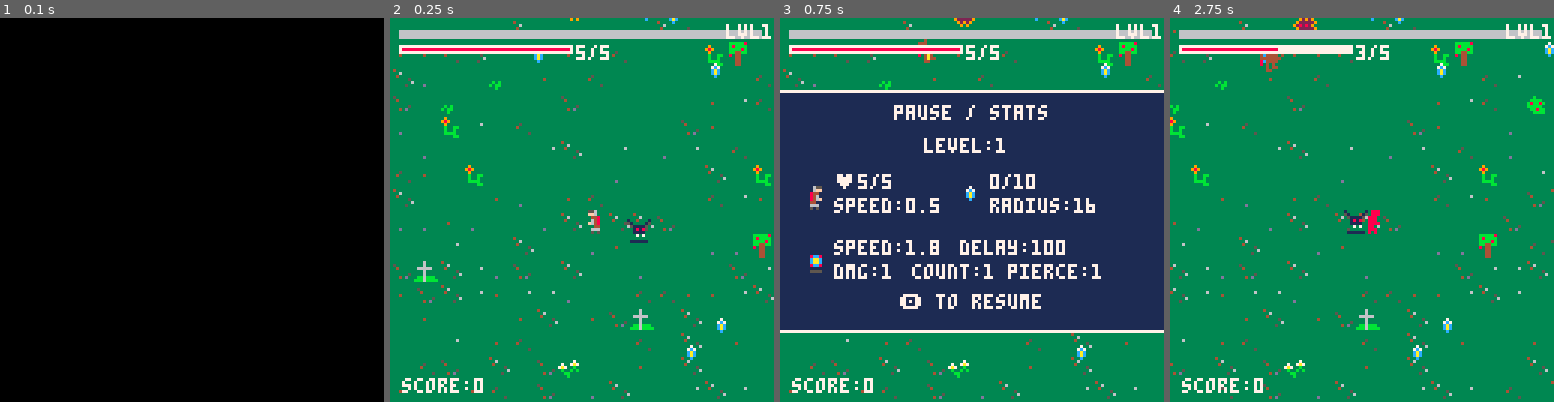
Above: before the commit, frames 1-4 (left to right).
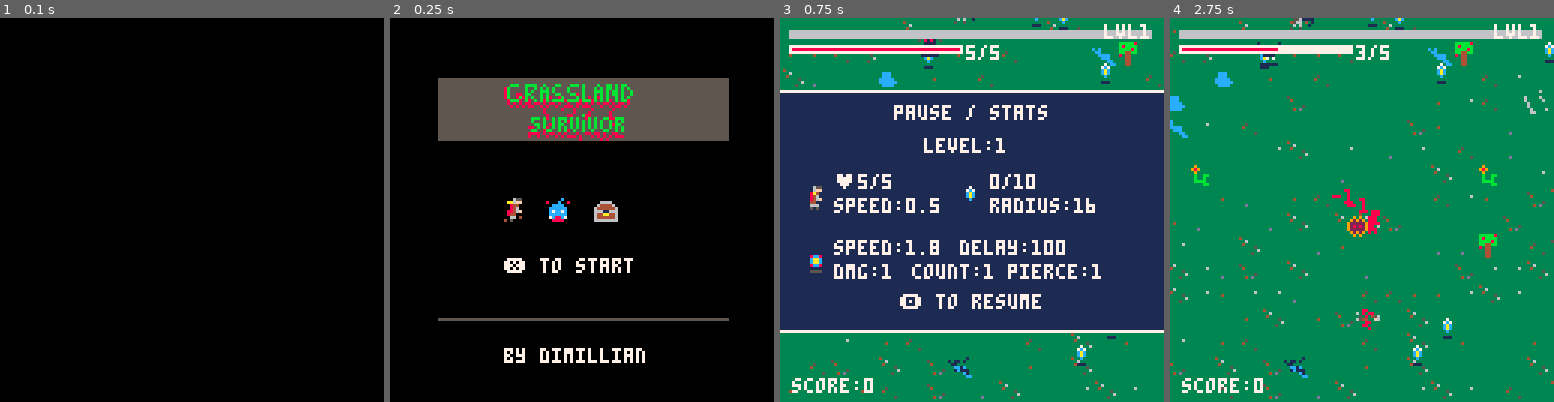
Above: after the commit, the same moments.

Repository: Dimillian/pico8-suvivor
Game: PICO-8 cartridge survivor.p8
Two runs of this game, one before a commit and one after it. Both use one fixed random seed, a clock stepped at 60 frames per second and the inputs below.
Inputs:
- Up to frame 1 (0.1 s): no input
- Up to frame 2 (0.25 s): no input
- Up to frame 3 (0.75 s): tap X (X key) at 0.33 s; tap O (Z key) at 0.7 s
- Up to frame 4 (2.75 s): tap X (X key) at 1.07, 1.85 s; hold Right 1.6-2.1 s; tap O (Z key) at 1.7, 2.1, 2.5 s; hold Up 2.15-2.42 s; hold Right from 2.47 s (still down)

Frame 1 is identical in both runs. In frame 2, 100% of the frame differs, in the area x 0-100%, y 0-100%; in frame 3, 1.0%; in frame 4, 2.3%.

Commit message:
Update survivor.p8

Diff:
--- a/survivor.p8
+++ b/survivor.p8
@@ -1,7 +1,7 @@
 pico-8 cartridge // http://www.pico-8.com
 version 41
 __lua__
-// grassland survivor 0.3
+// grassland survivor 0.4
 
 --player
 
@@ -39,6 +39,11 @@
 		self.proj_max_pierce=1
 		self.proj={ }
 
+		self.sword_radius_x = 0
+		self.sword_speed_x = 0
+		self.sword_attack_x = 0
+		self.swords={ }
+
 		self.x=512
 		self.y=256
 		self.speed=0.5
@@ -50,6 +55,7 @@
 		self:draw_ui()
 		self:draw_player()
 		self:draw_proj()
+		self:draw_swords()
 	end,
 
 	draw_player=function(self)
@@ -59,6 +65,12 @@
 	draw_proj=function(self)
 		for proj in all(self.proj) do
 			proj:draw()
+		end
+	end,
+
+	draw_swords=function(self)
+		for sword in all(self.swords) do
+			sword:draw()
 		end
 	end,
 
@@ -70,7 +82,7 @@
 			local xp_w = flr((self.xp / self.next_xp) * 123)
 			rectfill(x+4, y+5, x + xp_w, y + 5, 2)
 		end
-		print("lvl" .. self.level, x + 112, y + 2, 7)
+		print("lvl" .. player.level, x + 108, y + 2, 7)
 
 		rectfill(x+3, y+9, x + 60, y + 11, 7)
 		local hp_w = flr((self.health / self.max_health) * 59)
@@ -84,6 +96,7 @@
 		self:update_grace()
 		self:update_level()
 		self:update_proj()
+		self:update_swords()
 		self:update_sprite()
 		self:update_health()
 	end,
@@ -176,6 +189,12 @@
 		end
 	end,
 
+	update_swords=function(self)
+		for sword in all(self.swords) do
+			sword:update()
+		end
+	end,
+
 	update_grace=function(self)
 		self.grace_counter = self.grace_counter + 1
 		if self.grace_counter >= self.grace_delay then
@@ -186,7 +205,9 @@
 
 	update_health=function(self)
 		if self.health <= 0 then
-			dset(0, self.kills)
+			if self.kills > dget(0) then
+				dset(0, self.kills)
+			end
 			state = state_game_over
 		end
 	end,
@@ -215,10 +236,54 @@
 
 				self.x = self.x + self.speed * cos(self.angle)
 				self.y = self.y + self.speed * sin(self.angle)
+				self:update_sprite()
+			end,
+			update_sprite=function(self)
+				if costatus(self.sprite_moving_routing) != "dead" then
+					coresume(self.sprite_moving_routing, self)
+				end
+			end,
+			update_sprite_routine=function(self)
+				while true do
+					self.sprite = 50
+					delay(5)
+					self.sprite = 51
+					delay(5)
+					self.sprite = 50
+					delay(5)
+					self.sprite = 52
+					delay(5)
+				end
 			end
 		}
 		sfx(sfx_proj)
+		proj.sprite_moving_routing = cocreate(proj.update_sprite_routine)
 		add(self.proj, proj)
+	end,
+
+	add_sword=function(self)
+		local sword = {
+			sprite=49,
+			x=0,
+			y=0,
+			angle=0,
+			radius=12,
+			speed=0.008,
+			attack=1,
+			draw=function(self)
+				local radius = self.radius + player.sword_radius_x
+				local speed = self.speed + player.sword_speed_x
+				local x_offset = cos(self.angle) * radius
+				local y_offset = sin(self.angle) * radius
+				self.x = player.x + x_offset
+				self.y = player.y + y_offset
+				spr(self.sprite, self.x, self.y)
+				self.angle = (self.angle + speed) % (2 * 3.14159265)
+			end,
+			update=function(self)
+			end
+		}
+		add(self.swords, sword)
 	end,
 
 	hit_by_foe=function(self, foe)
@@ -227,10 +292,12 @@
 		end
 		self.grace_on=true
 		self.health = self.health - foe.attack
+		world:add_damage(-foe.attack, self.x, self.y)
 	end,
 
 	collect_xp=function(self, xp)
 		self.xp = self.xp + xp
+		world:add_damage(xp, self.x, self.y)
 		sfx(sfx_xp)
 	end
 }
@@ -249,10 +316,12 @@
 		self.xp={}
 		self.foes={}
 		self.damages={}
+		self.chests={}
+		self.last_boss = 0
 
 		self.world_map = {
 			base_sprite = {64, 64, 64, 64, 64, 64, 80, 96, 112, 81, 113, 97},
-			things_sprite = {65, 66, 67, 68, 69, 70, 71, 72},
+			things_sprite = {65, 66, 67, 68, 69, 70, 71, 72, 73, 74, 75, 76, 77, 78, 79, 82},
 			things_prob = 0.05,
 		}
 
@@ -274,6 +343,9 @@
 		for damage in all(self.damages) do
 			damage:draw()
 		end
+		for chest in all(self.chests) do
+			chest:draw()
+		end
 	end,
 
 	update=function(self, player)
@@ -286,35 +358,54 @@
 		for damage in all(self.damages) do
 			damage:update()
 		end
-		local count = 10 + (5 * player.level - 1)
-		if #self.foes <= 10 then
-			self:add_foe(player)
-		end
-	end,
-
-	add_foe=function(self, player)
+		for chest in all(self.chests) do
+			chest:update()
+		end
+		local boss_trigger = 30
+		local c = 10 + (3 * player.level - 1)
+		if #self.foes <= c then
+			if player.kills > 0 and player.kills > self.last_boss and player.kills % boss_trigger == 0 then
+				self.last_boss = player.kills
+				self:add_foe(player, true)
+			else
+				self:add_foe(player, false)
+			end
+		end
+	end,
+
+	add_foe=function(self, player, is_boss)
 		local x = player.x + rnd(player.x) - 128
 		local y = player.y + rnd(player.y) - 128
-		local speed = 0.2 * (player.level / 2)
+		local speed = 0.15 * (player.level / 2)
 		local xp = 1 * player.level
-		local sprites = {33, 35, 37, 39, 41}
+		local sprites = {33, 35, 37, 39, 41, 43, 45, 59}
 		local sprite = flr(rnd(sprites))
 		local health = ceil(1 * (player.level / 3))
+		local sprite_size = 1
+		if is_boss then
+			speed += 0.15
+			health += 10
+			sprite = 9
+			sprite_size = 2
+		end
 		local foe = {
 			health=health,
 			xp=xp,
 			attack=1,
 			is_dead=false,
+			is_boss=is_boss,
 			x=x,
 			y=y,
 			sprite=sprite,
+			sprite_size=sprite_size,
 			speed=speed,
+			sword_immune_counter=0,
 			init=function(self)
 				self.sprite_moving_routing = cocreate(self.update_sprite_routine)
 				self.sprite_death_routine= cocreate(self.play_death_routine)
 			end,
 			draw=function(self)
-				spr(self.sprite, self.x, self.y)
+				spr(self.sprite, self.x, self.y, self.sprite_size, self.sprite_size)
 			end,
 			update=function(self, player)
 				if not self.is_dead and is_colliding(self, player) then
@@ -345,6 +436,12 @@
 			end,
 
 			update_health=function(self)
+				self:check_proj()
+				self:check_swords()
+				self:check_death()
+			end,
+
+			check_proj=function(self)
 				for proj in all(player.proj) do
 					if is_colliding(self, proj) then
 						for foe in all(proj.foe_hits) do
@@ -356,14 +453,33 @@
 							return
 						end
 						add(proj.foe_hits, self)
-						self.health = self.health - proj.damage
+						self.health -= proj.damage
 						proj.pierce_count = proj.pierce_count + 1
 						if proj.pierce_count >= player.proj_max_pierce then
 							del(player.proj, proj)
 						end
-						world:add_damage(proj.damage, self.x + 2, self.y - 8)
+						world:add_damage(-proj.damage, self.x + 2, self.y - 8)
 					end
 				end
+			end,
+
+			check_swords=function(self)
+				if self.sword_immune_counter > 0 then
+					self.sword_immune_counter -= 1
+				end
+				if self.sword_immune_counter == 0 then
+					for sword in all(player.swords) do
+						if is_colliding(self, sword) then
+							local dmg = sword.attack + player.sword_attack_x
+							self.health -= dmg
+							world:add_damage(-dmg, self.x + 2, self.y - 8)
+							self.sword_immune_counter = 15
+						end
+					end
+				end
+			end,
+
+			check_death=function(self)
 				if self.health <= 0 then
 					if not self.is_dead then
 						self.is_dead=true
@@ -390,19 +506,24 @@
 					if self.is_dead then
 						break
 					end
-					self.sprite = sprite + 1
+					self.sprite += self.sprite_size
 					delay(10)
 				end
 			end,
 
 			play_death_routine=function(self)
+				self.sprite_size = 1
 				self.sprite = 61
 				delay(8)
 				self.sprite = 62
 				delay(8)
 				self.sprite = 63
 				delay(8)
-				world:add_xp(self.x, self.y, self.xp, true)
+				if self.is_boss then
+					world:add_chest(self.x, self.y)
+				else
+					world:add_xp(self.x, self.y, self.xp, true)
+				end
 				del(world.foes, self)
 			end
 		}
@@ -465,7 +586,11 @@
 				self.update_routine = cocreate(self.update_damage_y)
 			end,
 			draw=function(self)
-				print(self.value, self.x, self.y, 7)
+				if self.value < 0 then
+					print(self.value, self.x, self.y, -8)
+				else
+					print("+" .. self.value, self.x, self.y, -4)
+				end
 			end,
 			update=function(self)
 				if costatus(self.update_routine) != "dead" then
@@ -474,14 +599,35 @@
 			end,
 			update_damage_y=function(self)
 				for i=0, 8 do
-					self.y = self.y - 0.5
-					delay(2)
+					self.y = self.y - 0.8
+					delay(3)
 				end
 				del(world.damages, self)
 			end
 		}
 		damage:init()
 		add(self.damages, damage)
+	end,
+
+	add_chest=function(self, x, y)
+		local chest = {
+			x=x,
+			y=y,
+			sprite=19,
+			update=function(self)
+				if is_colliding(self, player) then
+					self:open()
+				end
+			end,
+			draw=function(self)
+				spr(self.sprite, self.x, self.y, 1, 1)
+			end,
+			open=function(self)
+				player.xp += player.next_xp
+				del(world.chests, self)
+			end
+		}
+		add(self.chests, chest)
 	end,
 
 	gen_random_xp=function(self)
@@ -512,6 +658,9 @@
 menu_lvl_up = {
 	selected=1,
 
+	options = nil,
+	sword_options_added = false,
+
 	choices = {
 		{target="player", name="speed", sprite=1},
 		{target="player", name="health", sprite=1},
@@ -521,8 +670,14 @@
 		{target="proj", name="delay", sprite=50},
 		{target="proj", name="count", sprite=50},
 		{target="proj", name="pierce", sprite=50},
+		{target="sword", name="count", sprite=49}
 	},
-	options = nil,
+
+	sword_options = {
+		{target="sword", name="radius", sprite=49},
+		{target="sword", name="speed", sprite=49},
+		{target="sword", name="dmg", sprite=49}
+	},
 
 	draw=function(self)
 		local menu_width=128
@@ -568,6 +723,12 @@
 	end,
 
 	update=function(self)
+		if #player.swords > 0 and not self.sword_options_added then
+			self.sword_options_added = true
+			for option in all(self.sword_options) do
+				add(self.choices, option)
+			end
+		end
 		if self.options == nil then
 			self.options = self:make_options()
 		end
@@ -625,6 +786,16 @@
 				player.proj_count += 1
 			elseif option.name == "pierce" then
 				player.proj_max_pierce += 1
+			end
+		elseif option.target == "sword" then
+			if option.name == "count" then
+				player:add_sword()
+			elseif option.name == "radius" then
+				player.sword_radius_x += 2
+			elseif option.name == "speed" then
+				player.sword_speed_x += 0.003
+			elseif option.name == "dmg" then
+				player.sword_attack_x += 1
 			end
 		end
 		player.health = player.max_health
@@ -663,15 +834,48 @@
 		line(x0, y1, x0 + menu_width, y1, 7)
 	end,
 	update=function(self)
+
 	end
 }
 
 menu_main = {
-
+	player_sprite = 1,
+	monster_sprite = 35,
+	init=function(self)
+		self.sprite_update_routine = cocreate(self.update_sprite)
+	end,
+	draw=function(self)
+		draw_logo()
+		spr(self.player_sprite, 38, 60)
+		spr(self.monster_sprite, 52, 60)
+		spr(19, 68, 60)
+		print("❎ to start", 38, 80, 7)
+		line(16, 100, 112, 100, -11)
+		print("by dimillian", 38, 110, 7)
+	end,
+	update=function(self)
+		if btn(5) then
+			state = state_game
+		end
+		if costatus(self.sprite_update_routine) != "dead" then
+			coresume(self.sprite_update_routine, self)
+		end
+	end,
+	update_sprite=function(self)
+		while true do
+			self.player_sprite = 2
+			self.monster_sprite = 36
+			delay(5)
+			self.player_sprite = 3
+			self.monster_sprite = 35
+			delay(5)
+		end
+	end
 }
 
 menu_game_over = {
 	draw=function(self)
+		draw_logo()
 		local s = "game over"
 		print(s, 64-#s*2, 61, 8)
 
@@ -764,6 +968,10 @@
 	return btn_buffer == 0
 end
 
+function draw_logo()
+	rectfill(16, 20, 112, 40, -11)
+	spr(90, 38, 20, 6, 3)
+end
 -->8
 -- engine
 
@@ -772,19 +980,22 @@
 state_lvl_up = 2
 state_pause = 3
 state_game_over = 4
-state = state_game
+state = state_main_menu
 
 function _init()
 	cls()
 	cartdata("bootleg_survivor_dimillian")
 	world:init()
 	player:init()
+	menu_main:init()
 	music(0)
 end
 
 function _update60()
 	decrease_btn_buffer()
-	if state == state_game then
+	if state == state_main_menu then
+		menu_main:update()
+	elseif state == state_game then
 		player:update()
 		world:update(player)
 		if btn(4) and is_btn_ready() then
@@ -807,7 +1018,11 @@
 
 function _draw()
 	cls()
-	if state == state_game_over then
+	if state == state_main_menu then
+		camera(0, 0)
+		menu_main:draw()
+		return
+	elseif state == state_game_over then
 		camera(0, 0)
 		menu_game_over:draw()
 		return
@@ -1030,7 +1245,7 @@
 
 
 __gff__
-0003010103010101010000000000000000010100000000000000000000000000000000000000000000000000000000000000000000000000000000000000000001000000000000000000000000000000000100000000000000000000000000000001000000000000000000000000000000010000000000000000000000000000
+0003010103010101010000000000000000010100000000000000000000000000000000000000000000000000000000000000000000000000000000000000000000000000000000000000000000000000000000000000000000000000000000000000000000000000000000000000000000000000000000000000000000000000
 0000000000000000000000000000000000000000000000000000000000000000000000000000000000000000000000000000000000000000000000000000000000000000000000000000000000000000000000000000000000000000000000000000000000000000000000000000000000000000000000000000000000000000
 __map__
 4040404040404040404040404040404040404040404040404040404040404040404040404040404040404040404040404040404040404040404040404040404040404040404040404040404040404040404040404040404040404040404040404040404040404040404040404040404040404040404040404040404040404040
Not shown, changed: 61 lines of the sprite sheet (__gfx__) section of survivor.p8
Not shown, changed: the thumbnail (__label__) section of survivor.p8
Not shown, changed: the sound effects (__sfx__) section of survivor.p8
